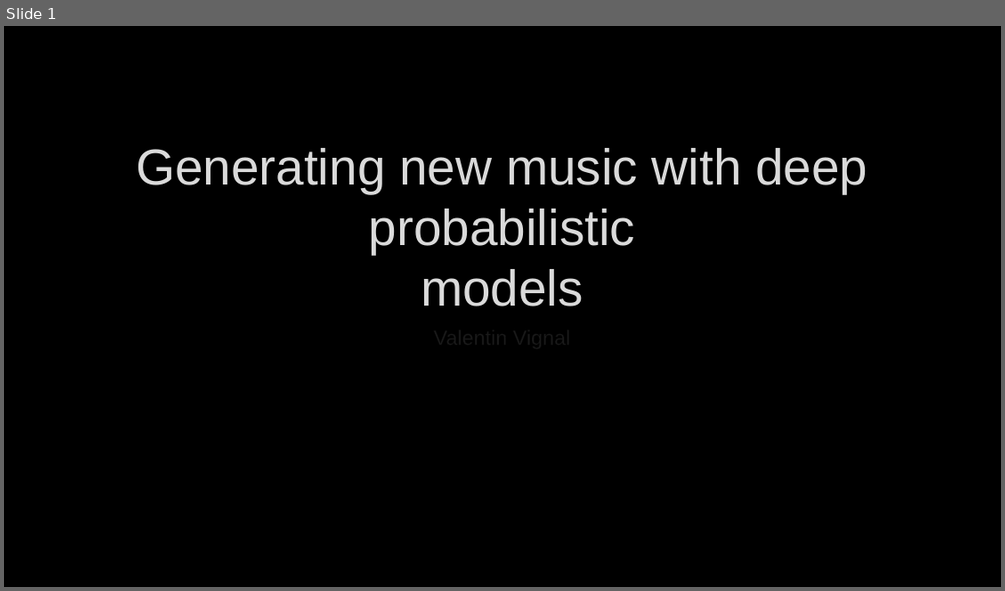
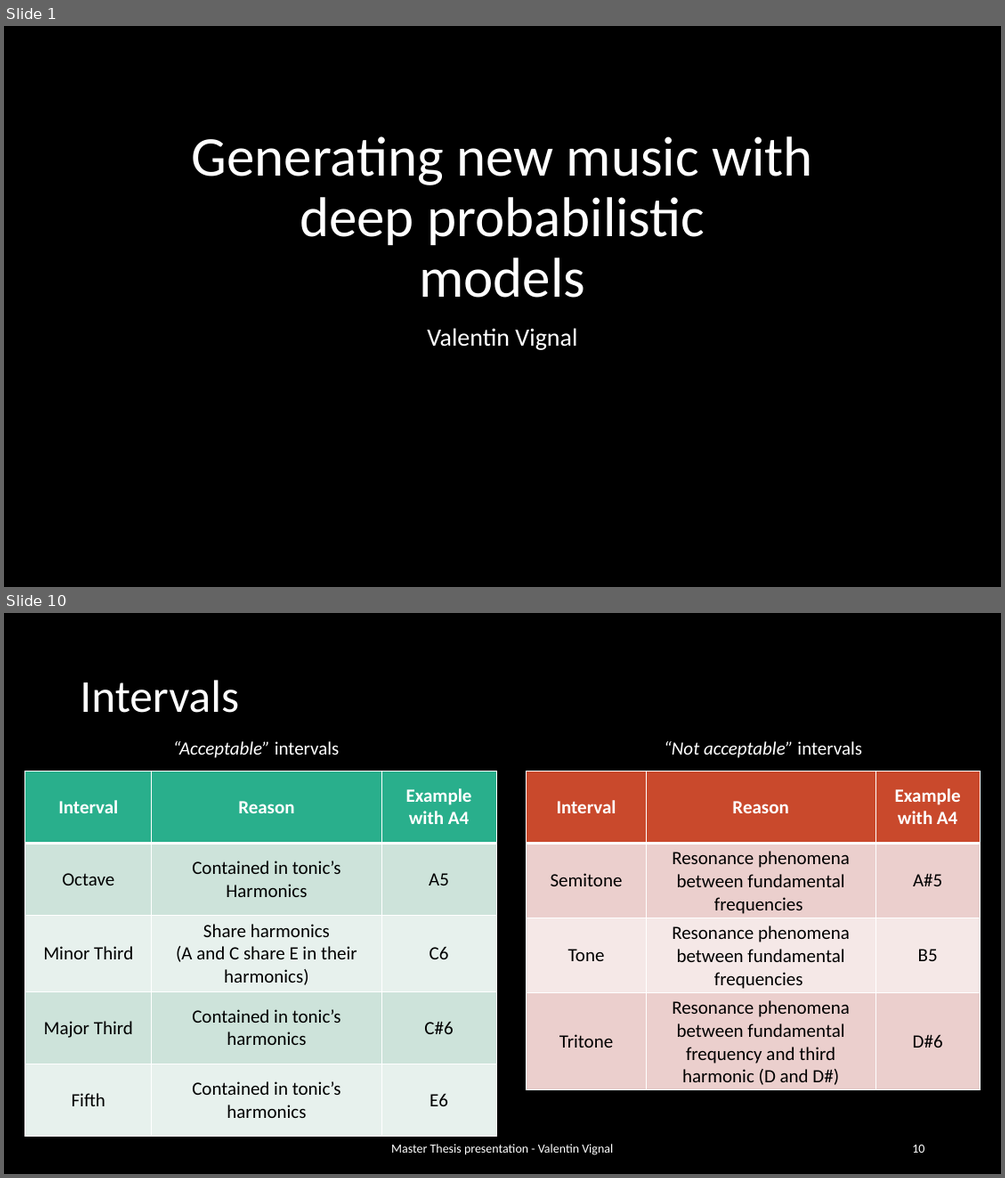
Before and after one commit to ValentinVignal/Dissertation-Report, a slide deck: Presentation/Presentation.pptx. Shown one above the other, each under a label of ours: slide 1 before the commit, slides 1 and 10 after it; the slides between them are not shown. The pictures are 1005x591 and 1005x1178 pixels, drawn with LibreOffice and Linux fonts; fonts in the diff are those of the drawing; background and template pictures are left out. Boxes give left, top, right and bottom in pixels: in the first picture for what was removed or moved away, otherwise in the second. Text is boxed around its words. In the diff, an @@ line names an element or a change of style, - is before the commit and + after.

```diff
--- a/Presentation/Presentation.pptx
+++ b/Presentation/Presentation.pptx
@@ slide 10 added at bbox=[4, 613, 1001, 1174], background #000000 @@
@@ title added at bbox=[80, 680, 239, 713], 44 pt, text #FFFFFF @@
+Intervals
@@ text added at bbox=[173, 741, 340, 758], 18 pt, text #FFFFFF, italic @@
+“Acceptable” intervals
@@ text added at bbox=[663, 741, 862, 758], 18 pt, text #FFFFFF, italic @@
+“Not acceptable” intervals
@@ table added at bbox=[25, 771, 496, 1135], 5 rows, 3 columns @@
+Interval | Reason | Example with A4
+Octave | Contained in tonic’s Harmonics | A5
+Minor Third | Share harmonics / (A and C share E in their harmonics) | C6
+Major Third | Contained in tonic’s harmonics | C#6
+Fifth | Contained in tonic’s harmonics | E6
@@ table added at bbox=[526, 771, 979, 1090], 4 rows, 3 columns @@
+Interval | Reason | Example with A4
+Semitone | Resonance phenomena between fundamental frequencies | A#5
+Tone | Resonance phenomena between fundamental frequencies | B5
+Tritone | Resonance phenomena between fundamental frequency and third harmonic (D and D#) | D#6
@@ text added at bbox=[391, 1143, 613, 1155], 12 pt, text #FFFFFF @@
+Master Thesis presentation - Valentin Vignal
@@ page number added at bbox=[912, 1144, 924, 1152], 12 pt, text #FFFFFF @@
+10
@@ slide 1 changed as well @@
@@ title "Generating new music with deep ...": place and size @@
-title "Generating new music with deep ..." at bbox=[136, 148, 867, 306]
+title "Generating new music with deep ..." at bbox=[192, 136, 813, 297]
@@ title "Generating new music with deep ..." at bbox=[192, 136, 813, 297]: size 48.6 to 54 pt, font Arial to Calibri, text colour #DADADA to #FFFFFF, letter outline #404040 0.75 pt to none; line spacing 1 to 0.9 @@
@@ subtitle "Valentin Vignal": place and size @@
-subtitle "Valentin Vignal" at bbox=[116, 321, 888, 407]
+subtitle "Valentin Vignal" at bbox=[427, 328, 577, 350]
@@ subtitle "Valentin Vignal" at bbox=[427, 328, 577, 350]: size 20 to 24 pt, font Arial to Calibri, letter outline #404040 0.75 pt to none; line spacing 1 to 0.9 @@
```
Also in this commit, not shown: 29 other slides added, 1 slide removed, 15 other files.
